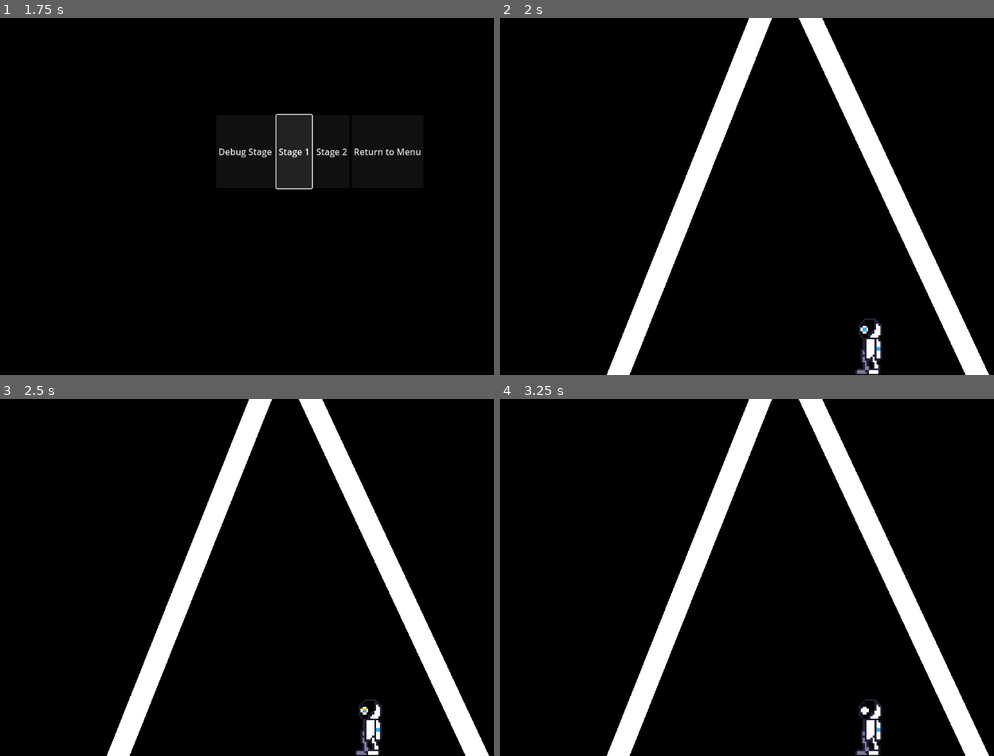
Above: before the commit, frames 1-4 (two rows, left to right).
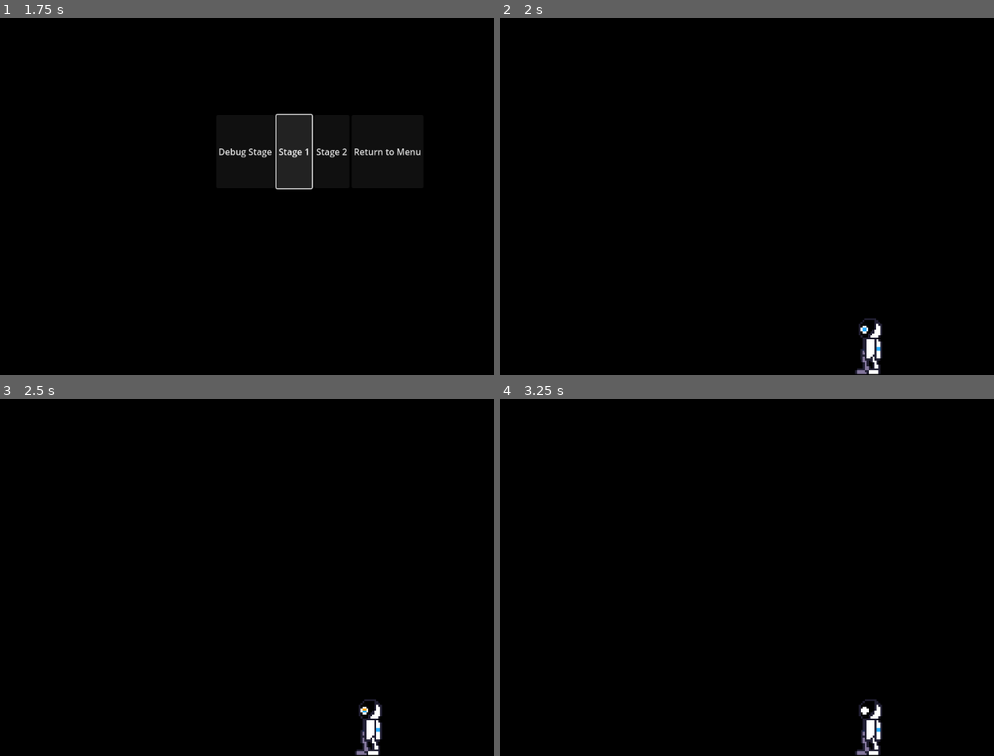
Above: after the commit, the same moments.

Repository: VincentVanJoey/SpringJam2025
Game: Godot game, scene res://Menu Scenes/Menu.tscn
Two runs of this game, one before a commit and one after it. Both use one fixed random seed, a clock stepped at 60 frames per second and the inputs below.
Inputs:
- Up to frame 1 (1.75 s): click "Start" at 0.5 s; click "Stage 1" at 1.25 s
- Up to frame 2 (2 s): no input
- Up to frame 3 (2.5 s): hold Up (ui_up) from 2.03 s (still down)
- Up to frame 4 (3.25 s): keep holding Up (ui_up)

Frame 1 is identical in both runs. In frame 2, 9.6% of the frame differs, in the area x 21-100%, y 0-100%; in frame 3, 9.6%; in frame 4, 9.6%.

Commit message:
Drone start

Diff:
--- /dev/null
+++ b/ricochet/Character/drone.gd
@@ -0,0 +1,66 @@
+extends Node2D
+
+# Declare the projectile scene
+@export var projectile_scene: PackedScene
+@export var fire_rate: float = 1.0  # Default fire rate (in seconds)
+@export var projectile_speed: float = 500.0  # Speed of the projectiles
+
+var fire_timer: Timer
+var level_type: int = 0  # We will assign this based on the parent level
+var parent = get_parent()
+
+func _ready():
+	# Create and set up the timer to control firing rate
+	fire_timer.wait_time = fire_rate
+	fire_timer.start()
+
+	# Detect the parent node (level)
+	if parent:
+		match parent.name:  # Assuming parent node names represent different levels
+			"Level1":
+				level_type = 1
+			"Level2":
+				level_type = 2
+			"Level3":
+				level_type = 3
+			_: #default case
+				level_type = 0
+
+	# Configure the behavior based on the level type
+	configure_fire_behavior()
+
+# Function to configure fire behavior based on the level
+func configure_fire_behavior():
+	match level_type:
+		1:  # Level 1 - slower fire rate, fewer projectiles
+			fire_rate = 2.0
+			projectile_speed = 300
+		2:  # Level 2 - moderate fire rate and projectile speed
+			fire_rate = 1.5
+			projectile_speed = 400
+		3:  # Level 3 - faster fire rate, more projectiles
+			fire_rate = 1.0
+			projectile_speed = 500
+		_:  # Default case if no level matches
+			fire_rate = 1.0
+			projectile_speed = 400
+	fire_timer.wait_time = fire_rate  # Update the timer
+
+# This function is called when the fire timer times out
+
+# Function to instantiate and fire a projectile
+func fire_projectile():
+	if projectile_scene:
+		var projectile = projectile_scene.instantiate()
+		projectile.position = position  # Start at the turret's position
+		var direction = Vector2(1, 0).rotated(rotation)  # Fire direction (can be modified)
+		projectile.linear_velocity = direction * projectile_speed  # Set the speed of the projectile
+		get_parent().add_child(projectile)  # Add projectile to the level scene
+
+# Called every frame. 'delta' is the elapsed time since the previous frame.
+func _process(delta: float) -> void:
+	pass
+
+
+func _on_fire_timer_timeout() -> void:
+	pass # Replace with function body.
--- /dev/null
+++ b/ricochet/Character/drone.tscn
@@ -0,0 +1,18 @@
+[gd_scene load_steps=4 format=3 uid="uid://thi17svak5nr"]
+
+[ext_resource type="Script" path="res://Character/drone.gd" id="1_ru6ae"]
+[ext_resource type="PackedScene" uid="uid://1wr7k5ipce27" path="res://Character/Bullet.tscn" id="2_ep56r"]
+[ext_resource type="Texture2D" uid="uid://bmyxe7fp1hop3" path="res://icon.svg" id="2_jo3fw"]
+
+[node name="Node2D" type="Node2D"]
+script = ExtResource("1_ru6ae")
+projectile_scene = ExtResource("2_ep56r")
+
+[node name="Sprite2D" type="Sprite2D" parent="."]
+position = Vector2(31.5, 32.5)
+scale = Vector2(0.507813, 0.492188)
+texture = ExtResource("2_jo3fw")
+
+[node name="fire_timer" type="Timer" parent="."]
+
+[connection signal="timeout" from="fire_timer" to="." method="_on_fire_timer_timeout"]
--- a/ricochet/Levels/triangle.tscn
+++ b/ricochet/Levels/triangle.tscn
@@ -28,7 +28,7 @@
 [node name="PauseMenu" parent="CanvasLayer" instance=ExtResource("3_07ysp")]
 
 [node name="Floor" type="StaticBody2D" parent="."]
-position = Vector2(-205, 515)
+position = Vector2(-277, 1557)
 rotation = -1.19206
 scale = Vector2(0.7, 0.7)
 
@@ -45,7 +45,7 @@
 metadata/_edit_use_anchors_ = true
 
 [node name="Floor2" type="StaticBody2D" parent="."]
-position = Vector2(472, 845)
+position = Vector2(773, 1891)
 rotation = -2.00713
 scale = Vector2(0.7, 0.7)
 
